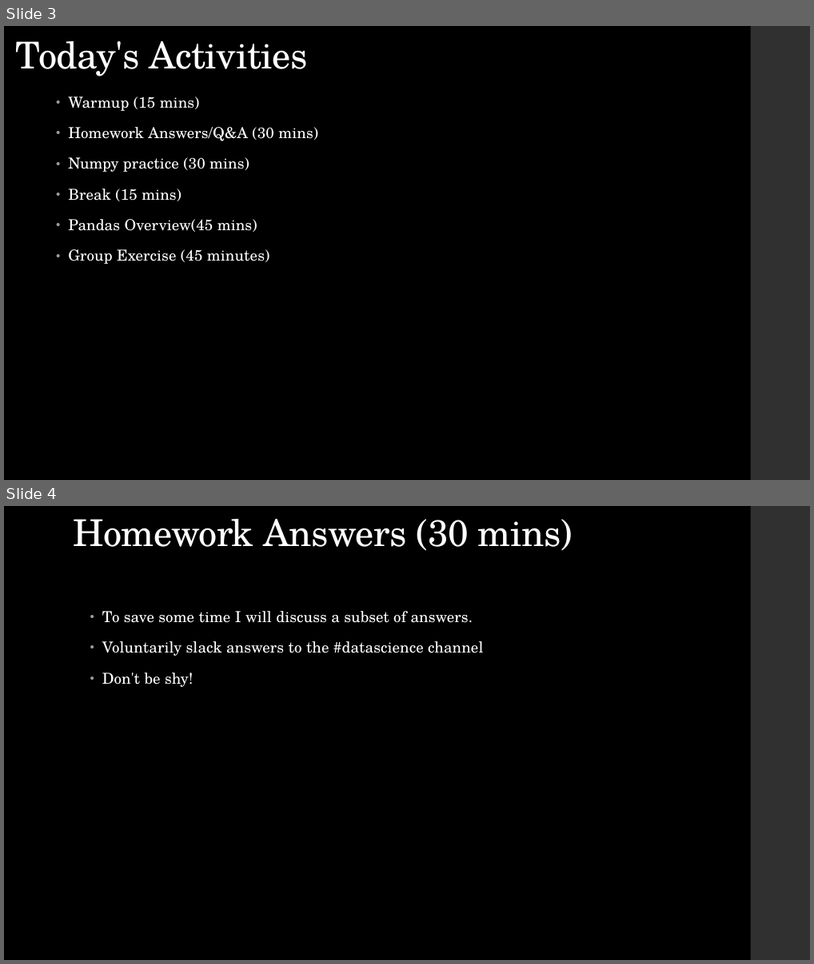
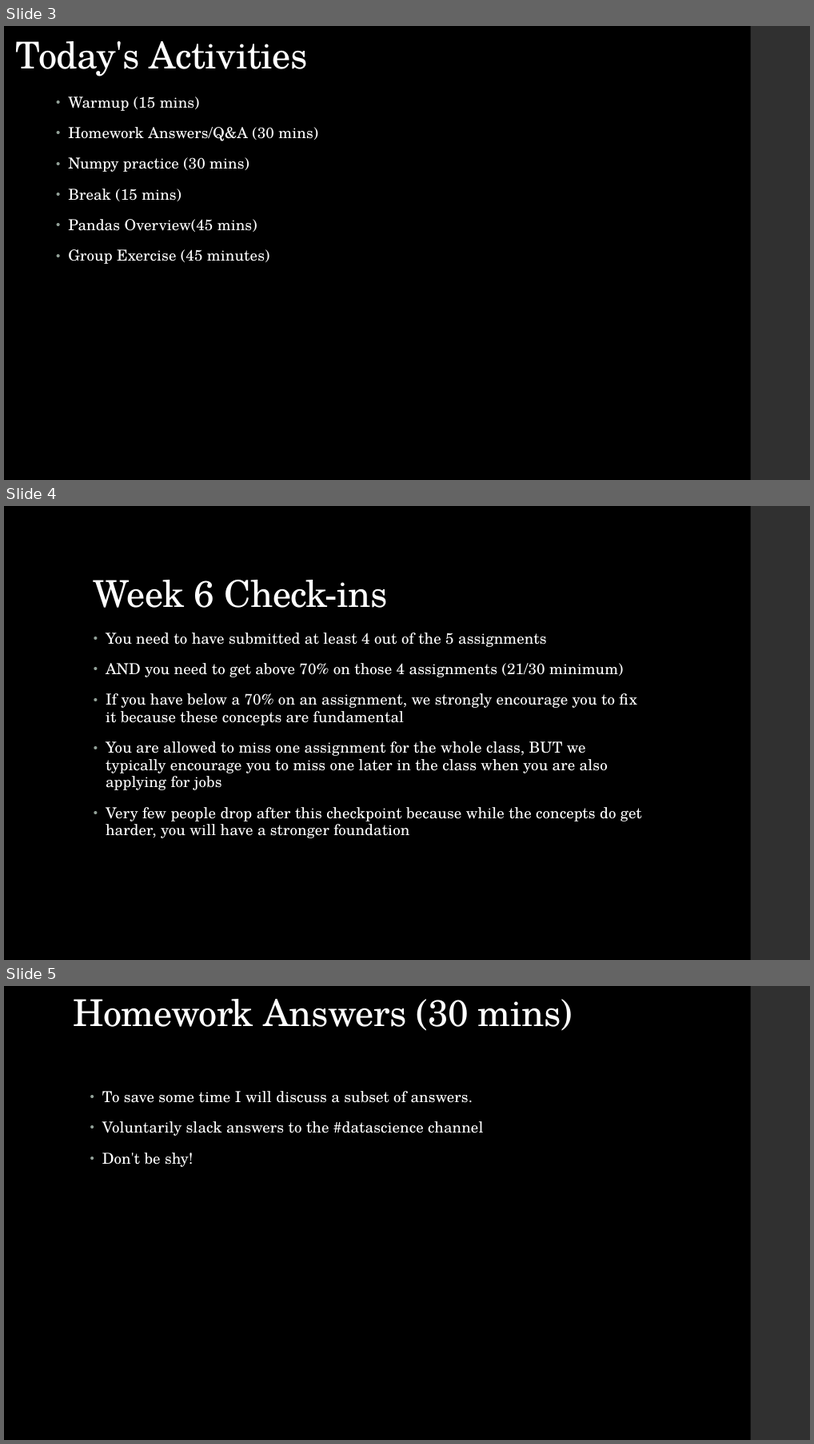
Before and after one commit to LaunchCoderGirlSTL/Data-Science-Assignments, a slide deck: course_material/week_04/week_04_presentation.pptx. Shown one above the other, each under a label of ours: slides 3 and 4 before the commit, slides 3, 4 and 5 after it. The pictures are 814x964 and 814x1444 pixels, drawn with LibreOffice and Linux fonts; fonts in the diff are those of the drawing. Boxes give left, top, right and bottom in pixels: in the first picture for what was removed or moved away, otherwise in the second. Text is boxed around its words. In the diff, an @@ line names an element or a change of style, - is before the commit and + after.

Commit message:
week 4

```diff
--- a/course_material/week_04/week_04_presentation.pptx
+++ b/course_material/week_04/week_04_presentation.pptx
@@ slide 4 added at [4,506,810,960], background #000000; not listed: 1 template element that a slide beside it also shows @@
@@ title added at [94,580,387,608], 44 pt, text #FFFFFF @@
+Week 6 Check-ins
@@ text added at [106,632,642,838], 18 pt, text #FFFFFF @@
+• You need to have submitted at least 4 out of the 5 assignments
+• AND you need to get above 70% on those 4 assignments (21/30 minimum)
+• If you have below a 70% on an assignment, we strongly encourage you to fix it because these concepts are fundamental
+• You are allowed to miss one assignment for the whole class, BUT we typically encourage you to miss one later in the class when you are also applying for jobs
+• Very few people drop after this checkpoint because while the concepts do get harder, you will have a stronger foundation
@@ what was slide 4 is now slide 5 @@
```
Also in this commit, not shown: 6 other files.
